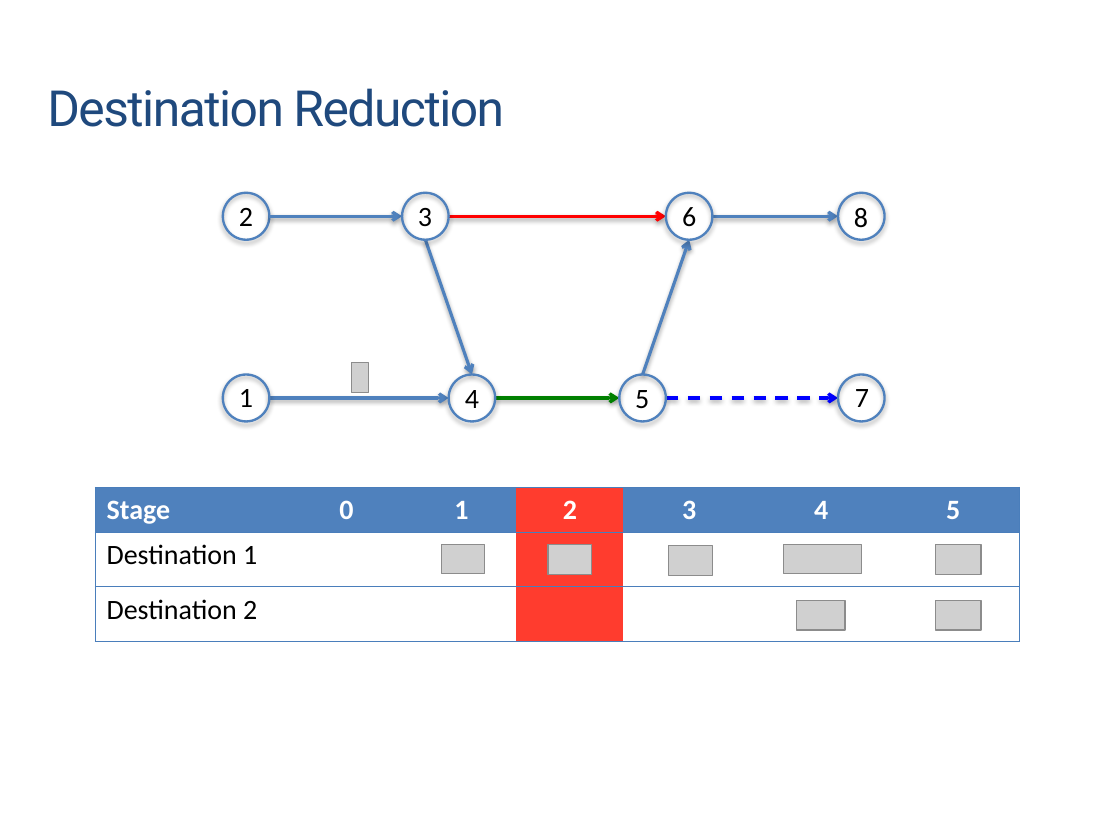
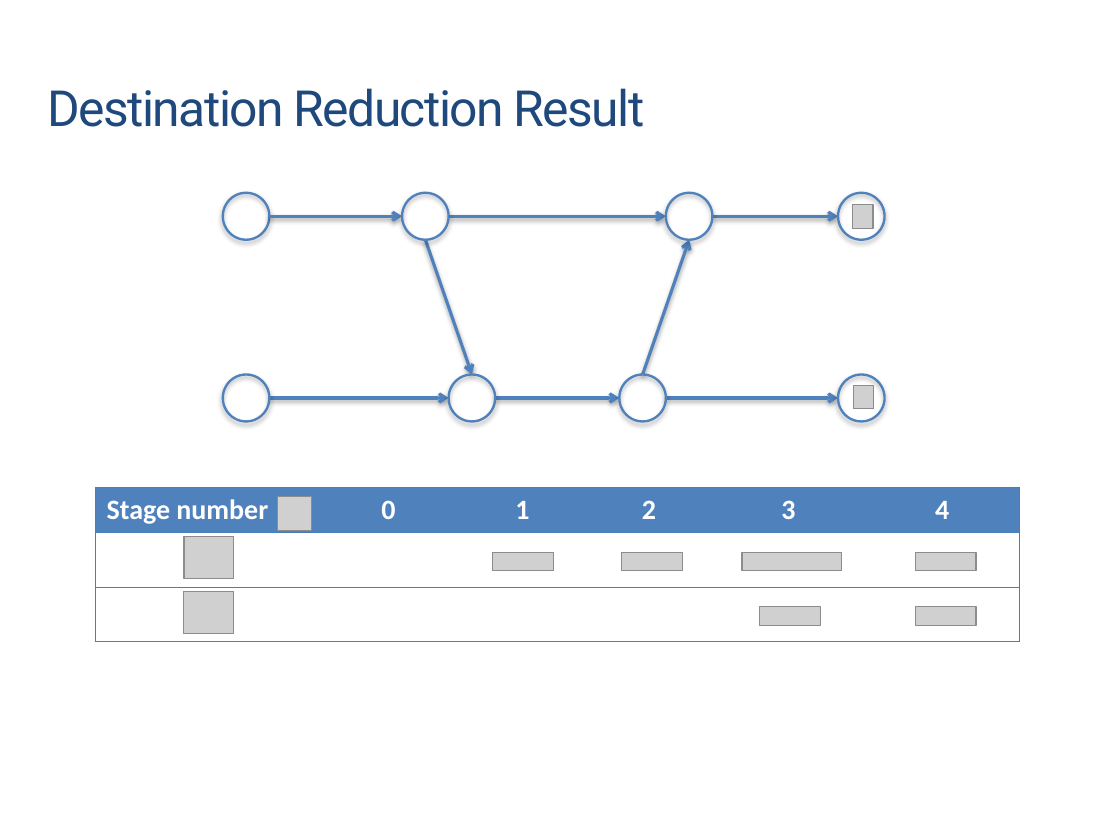
Before and after one commit to weifei/tuz, a slide deck: slide 17 of ExampleSlides.pptx (slide 10 before the commit). Drawn at 1120x840 pixels with LibreOffice and Linux fonts; fonts in the diff are those of the drawing; grey boxes stand for pictures; background and template pictures are left out. Boxes give left, top, right and bottom in pixels: in the first picture for what was removed or moved away, otherwise in the second. Text is boxed around its words. In the diff, an @@ line names an element or a change of style, - is before the commit and + after.

```diff
--- a/ExampleSlides.pptx
+++ b/ExampleSlides.pptx
@@ text at <box>47,88,645,127</box>: text changed @@
-Destination Reduction
+Destination Reduction Result
@@ picture added at <box>852,205,872,228</box> @@
@@ arrow (449, 216) - (666, 216): stroke #FF0000 2 pt to #4F81BD 2 pt @@
@@ group removed at <box>239,207,869,408</box>: 8 texts, 1 picture @@
-2
-1
-3
-4
-6
-5
-7
-8
@@ picture added at <box>853,385,874,409</box> @@
@@ arrow (495, 398) - (619, 398): stroke #008000 2 pt to #4F81BD 2 pt @@
@@ arrow (666, 398) - (838, 398): stroke #0000FF 2 pt dashed to #4F81BD 2 pt @@
@@ table at <box>95,487,1020,641</box> @@
-column 1: Stage | Destination 1 | Destination 2
+column 1: Stage number |  | 
-column 7: 5 |  | 
@@ picture added at <box>278,496,312,531</box> @@
@@ picture added at <box>184,536,233,579</box> @@
@@ picture removed at <box>441,544,485,573</box> @@
@@ picture added at <box>493,552,553,571</box> @@
@@ picture removed at <box>548,544,591,573</box> @@
@@ picture added at <box>622,552,682,571</box> @@
@@ picture removed at <box>669,545,712,575</box> @@
@@ picture added at <box>741,552,841,571</box> @@
@@ picture removed at <box>784,544,861,573</box> @@
@@ picture added at <box>915,552,976,571</box> @@
@@ picture removed at <box>936,544,981,573</box> @@
@@ picture added at <box>184,591,233,634</box> @@
@@ picture added at <box>759,607,820,626</box> @@
@@ picture removed at <box>796,600,844,629</box> @@
@@ picture added at <box>915,607,976,626</box> @@
@@ picture removed at <box>936,600,981,629</box> @@
```
Also in this commit, not shown: 20 other slides changed, 7 slides added, 2 slides removed, 2 other files.
